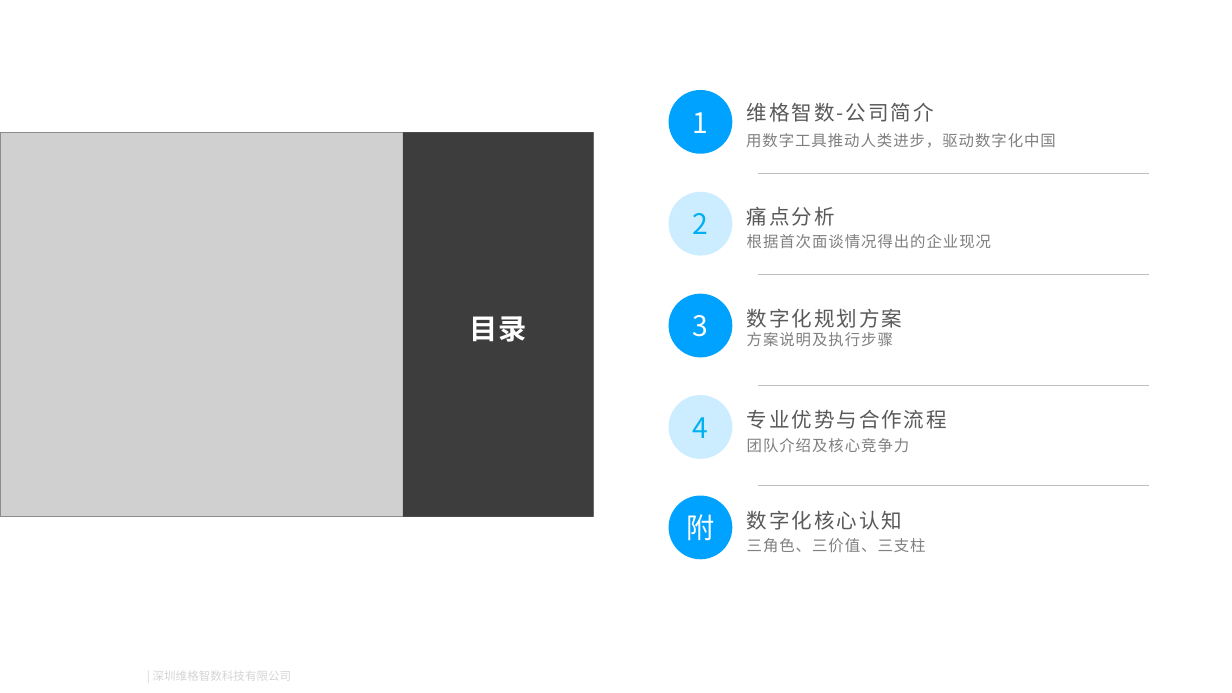
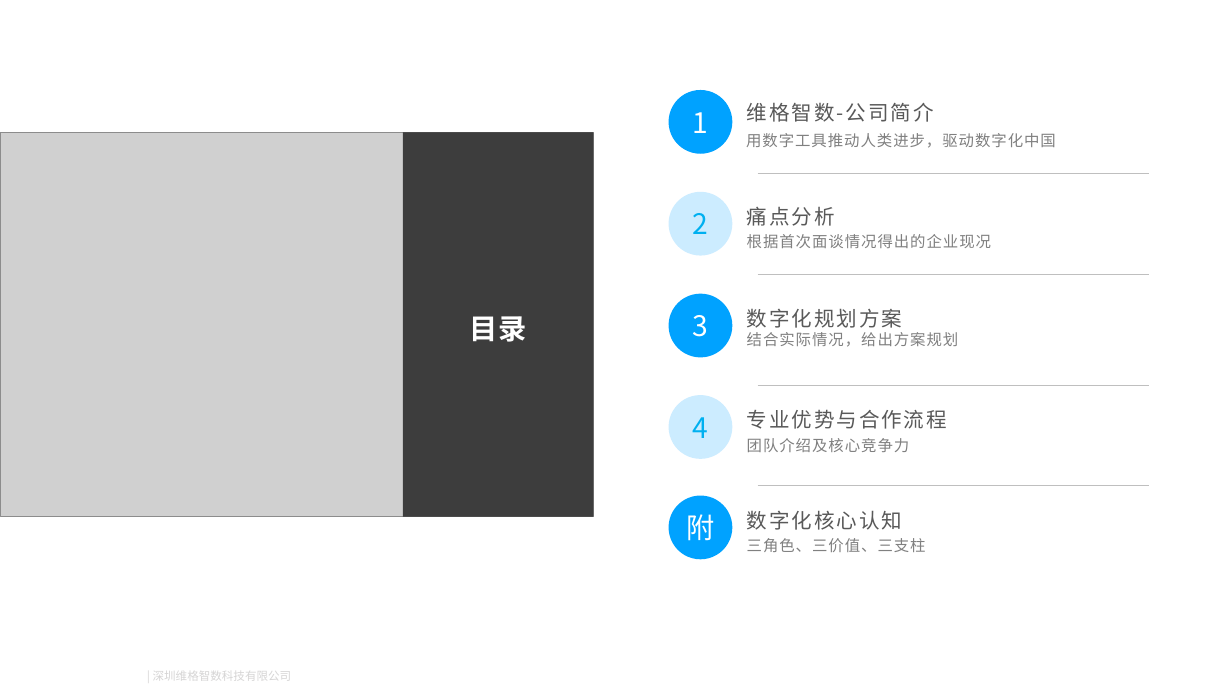
Before and after one commit to Javen-Woo/Business, a slide deck: slide 2 of 沪上阿姨/维格智数_沪上阿姨数字化转型规划书_v1.1.pptx. Drawn at 1232x693 pixels with LibreOffice and Linux fonts; fonts in the diff are those of the drawing; grey boxes stand for pictures; background and template pictures are left out. Boxes give left, top, right and bottom in pixels: in the first picture for what was removed or moved away, otherwise in the second. Text is boxed around its words. In the diff, an @@ line names an element or a change of style, - is before the commit and + after.

```diff
--- a/沪上阿姨/维格智数_沪上阿姨数字化转型规划书_v1.1.pptx
+++ b/沪上阿姨/维格智数_沪上阿姨数字化转型规划书_v1.1.pptx
@@ text at (747, 332, 959, 347): text changed @@
-方案说明及执行步骤
+结合实际情况，给出方案规划
```
Also in this commit, not shown: 2 other slides changed.
